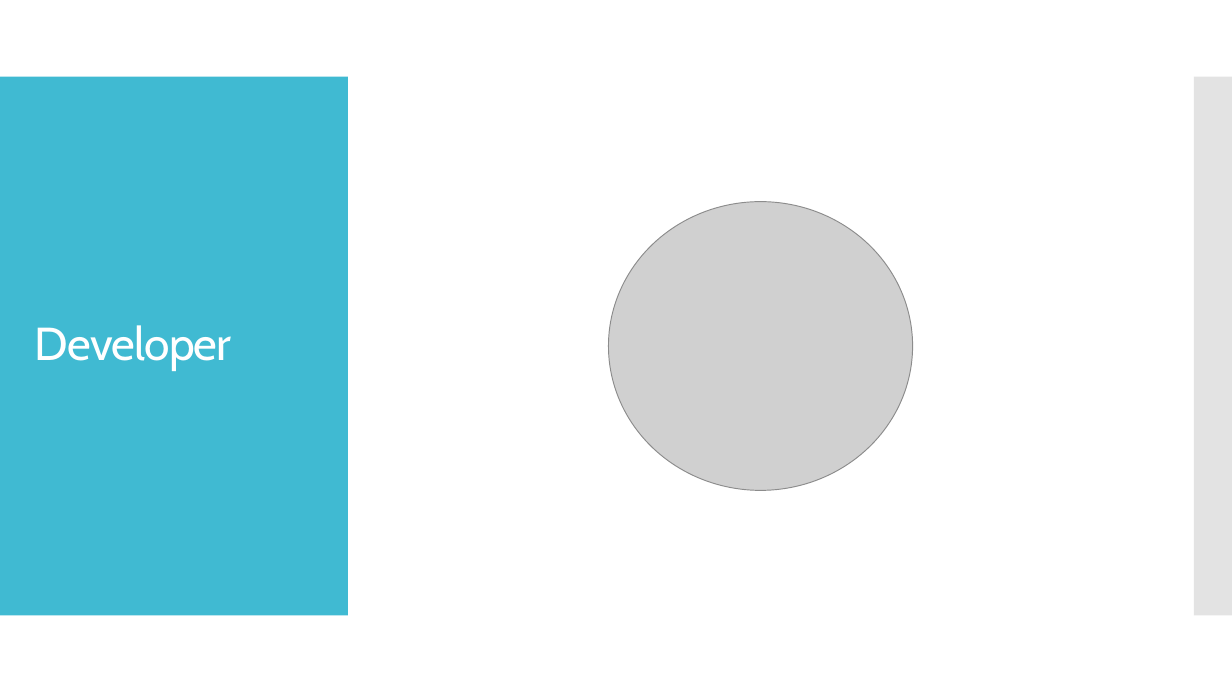
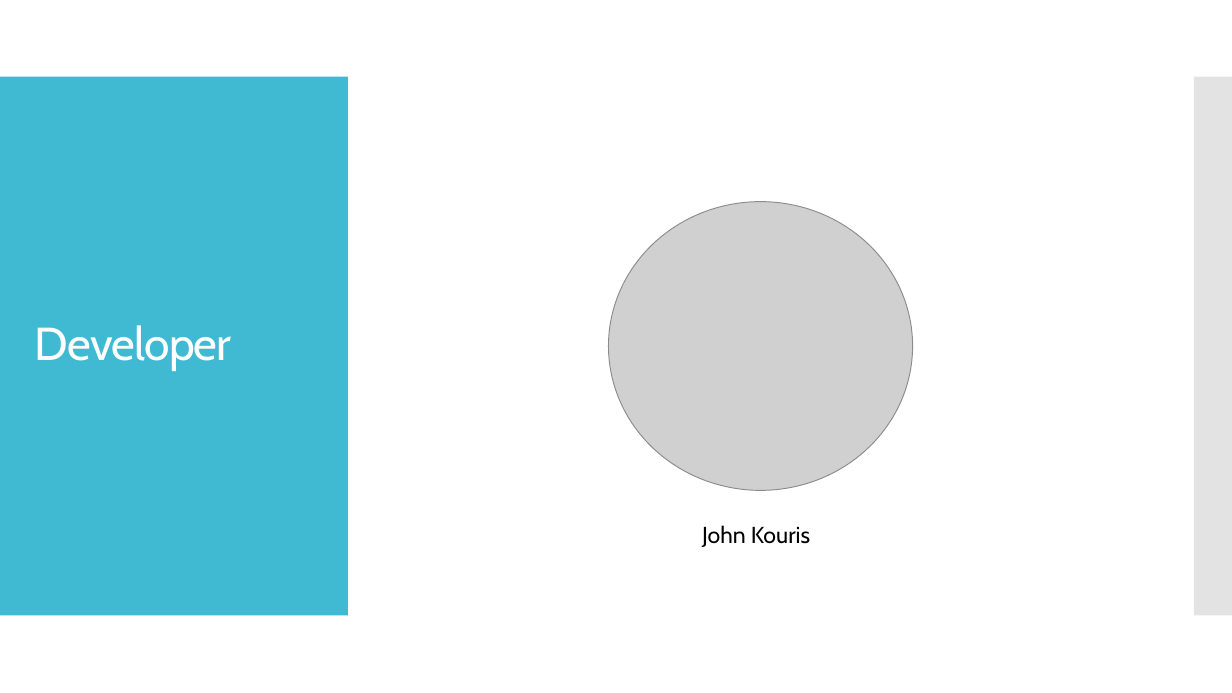
Before and after one commit to jdkouris/ios-pt-demo-day, a slide deck: slide 2 of MyFitnessPresentation.pptx. Drawn at 1232x693 pixels with LibreOffice and Linux fonts; fonts in the diff are those of the drawing; grey boxes stand for pictures. Boxes give left, top, right and bottom in pixels: in the first picture for what was removed or moved away, otherwise in the second. Text is boxed around its words. In the diff, an @@ line names an element or a change of style, - is before the commit and + after.

Commit message:
Added my name as the developer

```diff
--- a/MyFitnessPresentation.pptx
+++ b/MyFitnessPresentation.pptx
@@ text added at (702,525,810,547), 18 pt, text #000000 @@
+John Kouris
```
